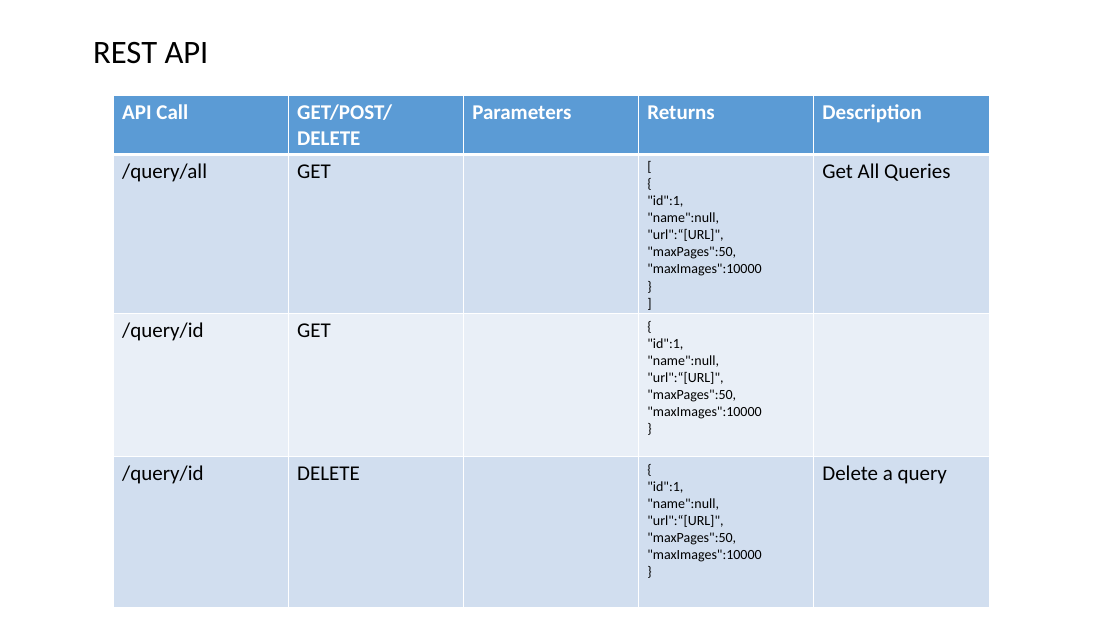
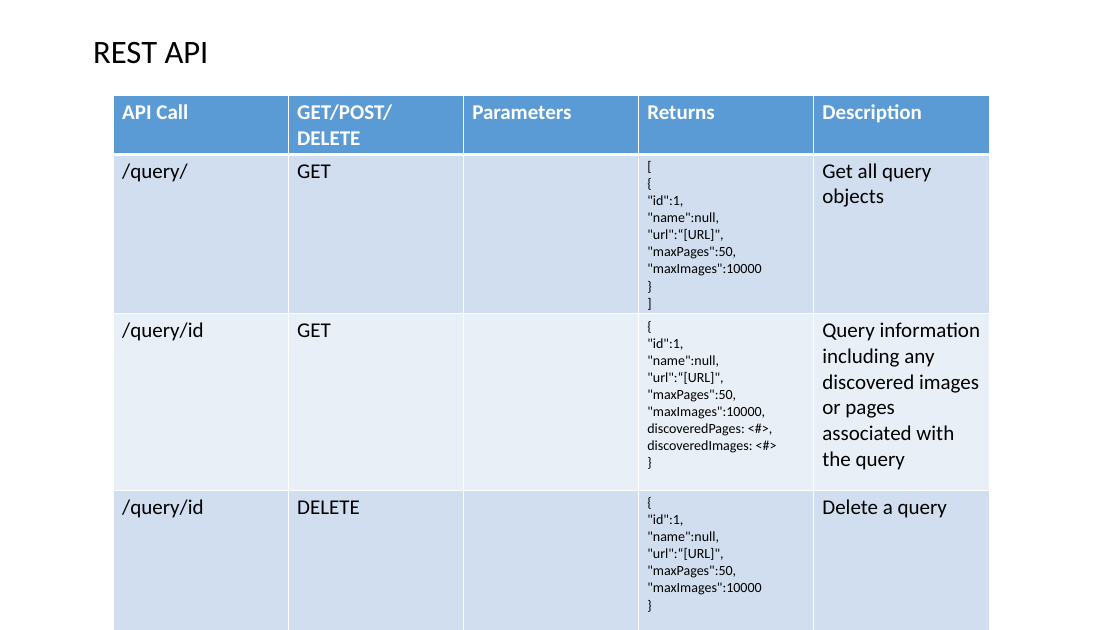
Before and after one commit to datim/squid, a slide deck: slide 17 of docs/design.pptx. Drawn at 1120x630 pixels with LibreOffice and Linux fonts; fonts in the diff are those of the drawing. Boxes give left, top, right and bottom in pixels: in the first picture for what was removed or moved away, otherwise in the second. Text is boxed around its words. In the diff, an @@ line names an element or a change of style, - is before the commit and + after.

```diff
--- a/docs/design.pptx
+++ b/docs/design.pptx
@@ table at [113, 95, 987, 617] @@
-row 2, column 1: /query/all
+row 2, column 1: /query/
-row 2, column 5: Get All Queries
+row 2, column 5: Get all query objects
@@ row 3, column 4: "{ / "id":1, / "name":null, / "url":“[URL]", / "maxPages":50, / "maxImages":10000 / }" to "{ / "id":1, / "name":null, / "url":“[URL]", / "maxPages":50, / "maxImages":10000, / discoveredPages: <#>, / discoveredImages: <#> / }" @@
-row 3, column 5: 
+row 3, column 5: Query information including any discovered images or pages associated with the query
```
Also in this commit, not shown: 5 other slides changed, 11 other files.
